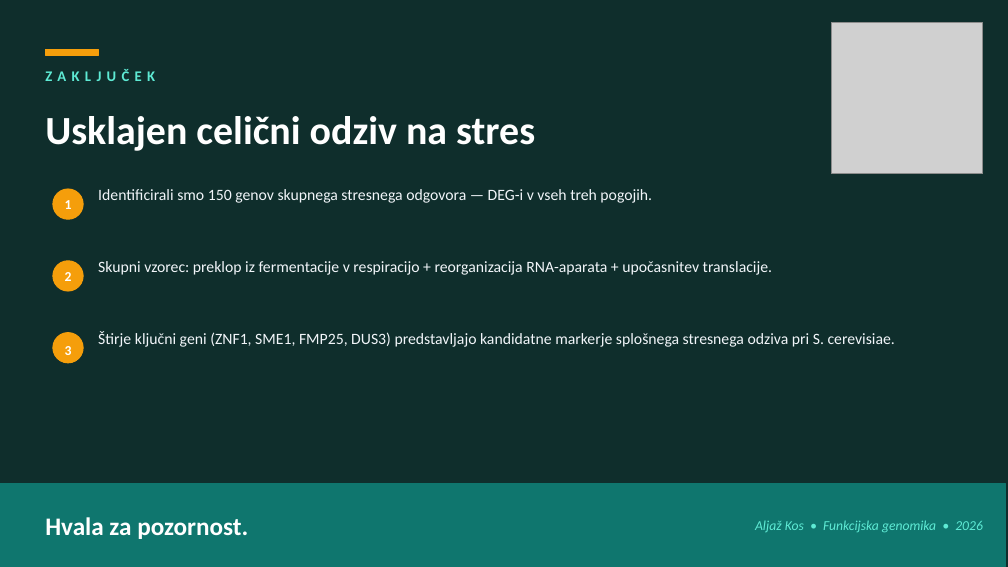
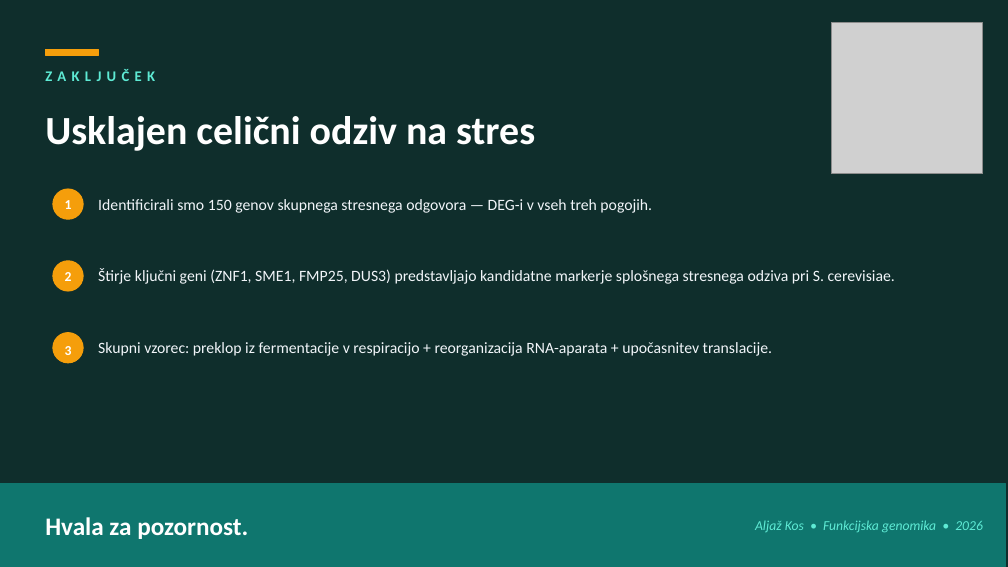
Before and after one commit to azi-kos/S.Cerevisiae-universal-stress-marker, a slide deck: slide 13 of Seminar_S_cerevisiae_stresni_markerji.pptx. Drawn at 1008x567 pixels with LibreOffice and Linux fonts; fonts in the diff are those of the drawing; grey boxes stand for pictures. Boxes give left, top, right and bottom in pixels: in the first picture for what was removed or moved away, otherwise in the second. Text is boxed around its words. In the diff, an @@ line names an element or a change of style, - is before the commit and + after.

```diff
--- a/Seminar_S_cerevisiae_stresni_markerji.pptx
+++ b/Seminar_S_cerevisiae_stresni_markerji.pptx
@@ text "Identificirali smo 150 genov skupnega ...": place and size @@
-text "Identificirali smo 150 genov skupnega ..." at (98,189,652,203)
+text "Identificirali smo 150 genov skupnega ..." at (98,199,652,213)
@@ text "Štirje ključni geni (ZNF1, SME1, ...": place and size @@
-text "Štirje ključni geni (ZNF1, SME1, ..." at (98,331,895,347)
+text "Štirje ključni geni (ZNF1, SME1, ..." at (98,268,895,284)
@@ text "Skupni vzorec: preklop iz fermentacije ...": place and size @@
-text "Skupni vzorec: preklop iz fermentacije ..." at (98,261,772,275)
+text "Skupni vzorec: preklop iz fermentacije ..." at (98,342,772,356)
```
Also in this commit, not shown: 2 other slides changed.
